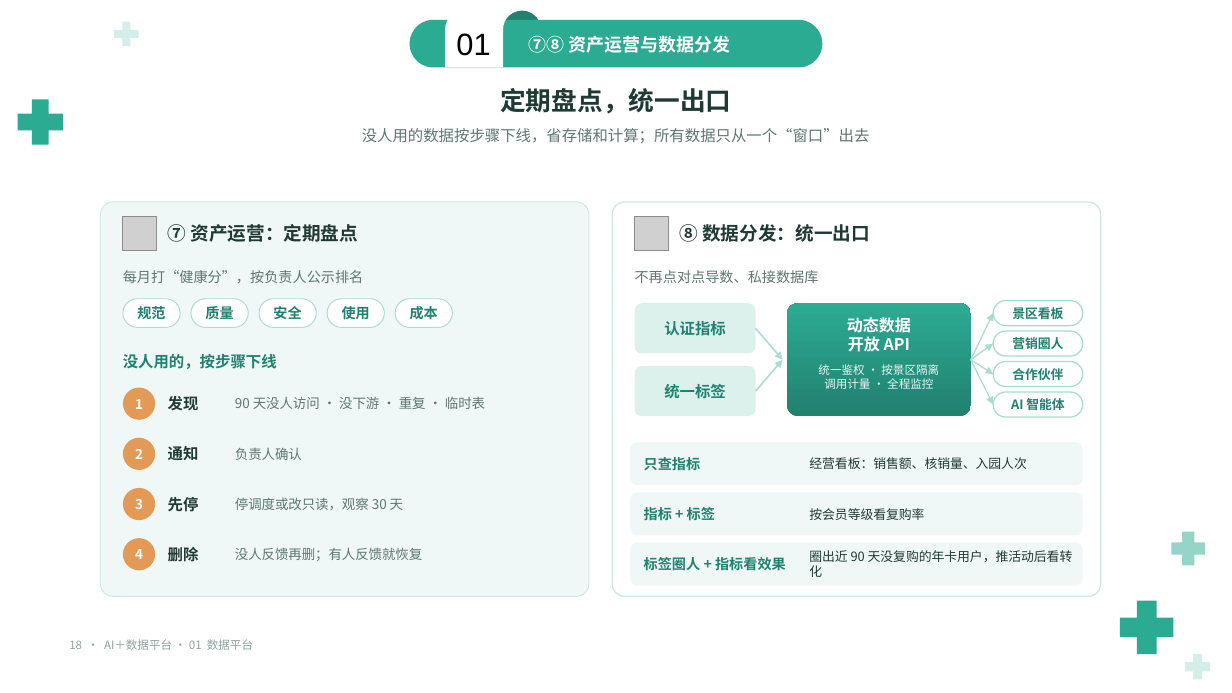
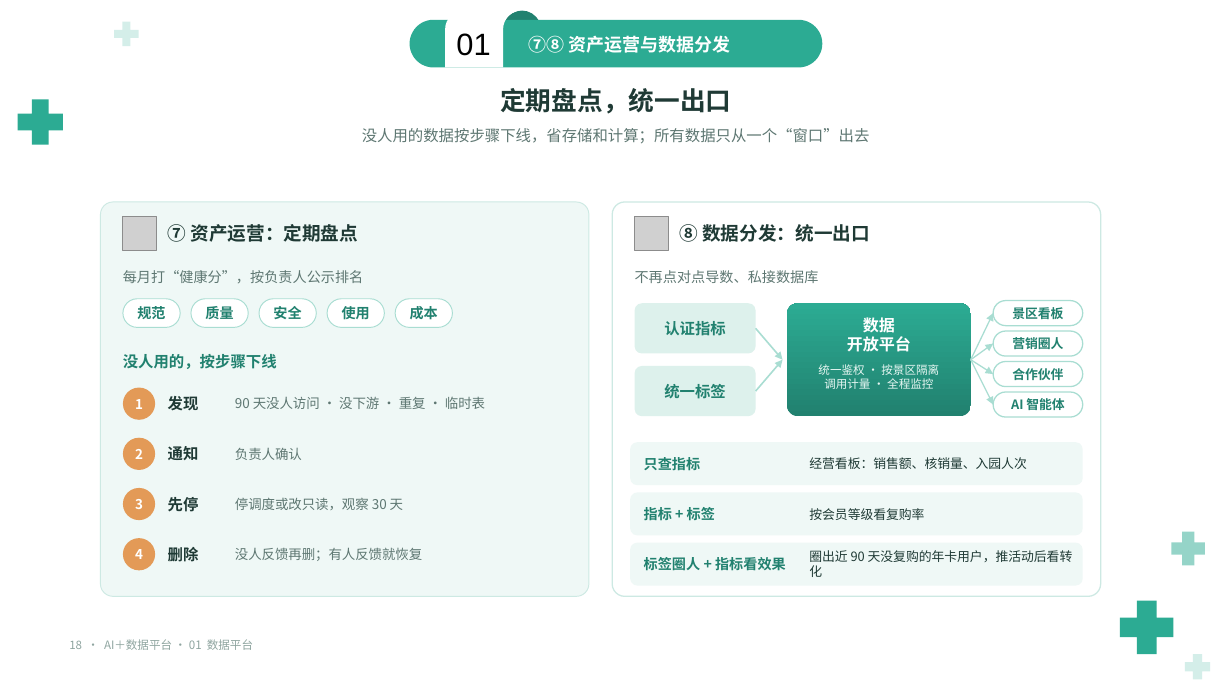
Before and after one commit to keanying/relevance, a slide deck: slide 18 of AI＋数据平台_老板汇报_青绿模板.pptx. Drawn at 1232x693 pixels with LibreOffice and Linux fonts; fonts in the diff are those of the drawing; grey boxes stand for pictures; background and template pictures are left out. Boxes give left, top, right and bottom in pixels: in the first picture for what was removed or moved away, otherwise in the second. Text is boxed around its words. In the diff, an @@ line names an element or a change of style, - is before the commit and + after.

```diff
--- a/AI＋数据平台_老板汇报_青绿模板.pptx
+++ b/AI＋数据平台_老板汇报_青绿模板.pptx
@@ text at (x1=847, y1=317, x2=911, y2=352): text changed @@
-动态数据
-开放 API
+数据
+开放平台
```
Also in this commit, not shown: 10 other slides changed.
